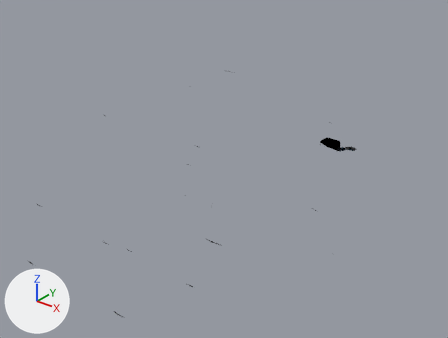
The FBX model Assets/Resources/OriginalArt/Characters/Ninja_Femenino.fbx as it was, and as the next commit left it.
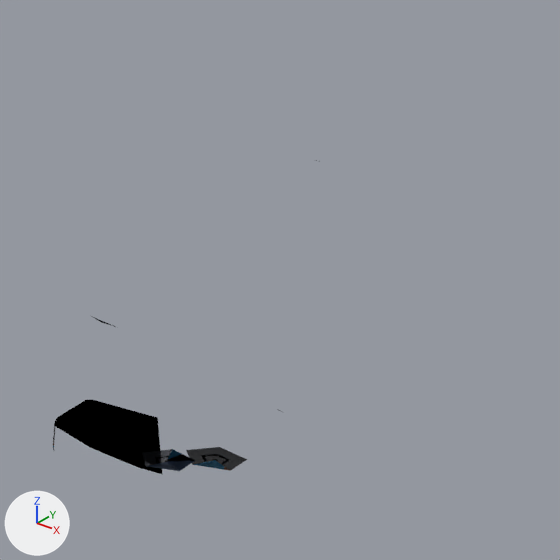
The first picture shows the older version from a camera (50 mm lens) standing at (1.55, -2.21, 1.16) and looking at (-0.13, -0.1, -0.15). The close-ups show the older and then the newer version on the part from 69% to 93% of the width and 18% to 50% of the height of that picture. Only the edits that show in the close-ups are written down. Lighting does not change. The marker at lower left points along +X, +Y and +Z. Objects named as collision shapes, trigger or cutter boxes, shadow casters or lower levels of detail are left out.

Objects in the first close-up: 'Original_Ninja_Femenino_LOD0'.
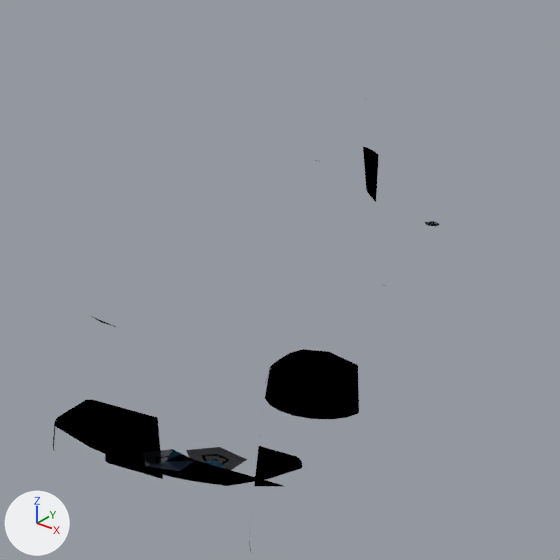
The change, as a list of edits to the scene's bpy script:
```text
Change me_cone:
    used by ob_original_ninja_femenino_lod0; location = (0.0, 0.04, 0.0)
    remove me_cone.from_pydata(...)  # 1764 vertices, 2916 faces; spans x -0.59..0.59, y -1.18..1.28, z -0.44..0.42
    add me_cone.from_pydata(...)  # 3030 vertices, 4766 faces; spans x -0.63..0.63, y -1.18..1.28, z -0.44..0.42
    me_cone part 1: a new loose piece, an icosphere of 1280 faces spanning x 0.17..0.35, y 0.75..0.93, z -0.01..0.17, in mat_original_ninja_rune
    other edits to the shape of me_cone do not show in these pictures
```

Where the change shows, as pixel boxes (x1, y1, x2, y2) in the close-ups (560 x 560 px):
'Original_Ninja_Femenino_LOD0', reshaped
    before: (53, 160, 320, 471)
    after: (53, 98, 439, 551)
part 1 of me_cone, added
    after: (425, 221, 439, 226)
